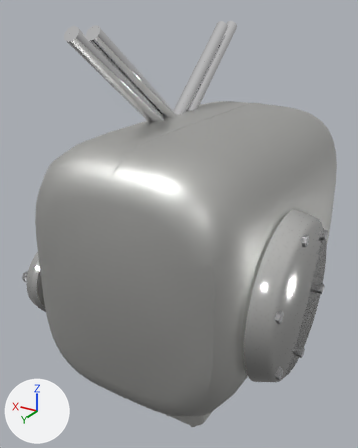
The glTF model assets/bike_parts/engine/vtwin_750.glb as it was, and as the next commit left it.
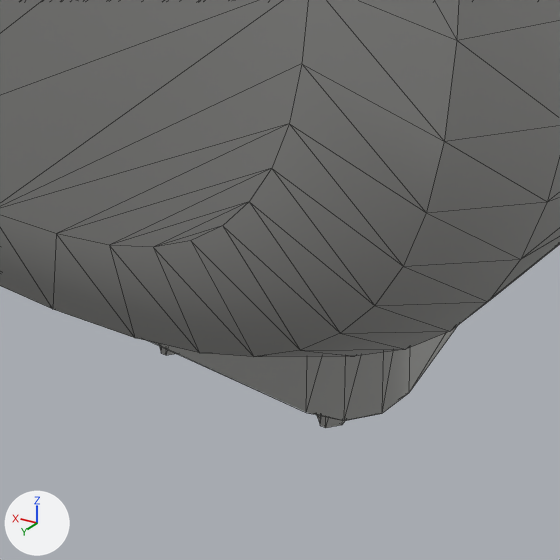
There are two pictures of each version: one whole from a camera (50 mm lens) standing at (-0.24, 0.459, 0.233) and looking at (0.024, 0.02, 0.013), one close up on the part from 40% to 64% of the width and 81% to 100% of the height. The lights are fixed; the arrows at lower left show +X, +Y and +Z. The older version's two pictures come first. The close-ups show mesh edges as thin lines. Objects named as collision shapes, trigger or cutter boxes, shadow casters or lower levels of detail are left out. Where no turn or scale is listed for an object, it has been applied to the vertices. Vertices at exactly the same position are counted once.

Objects in the first close-up: 'lod0'.
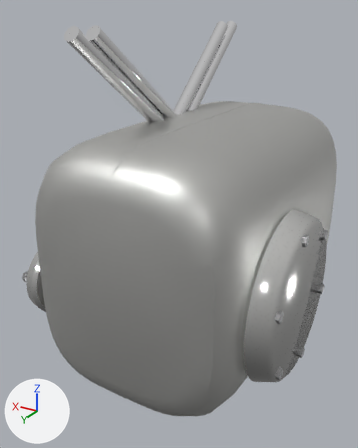
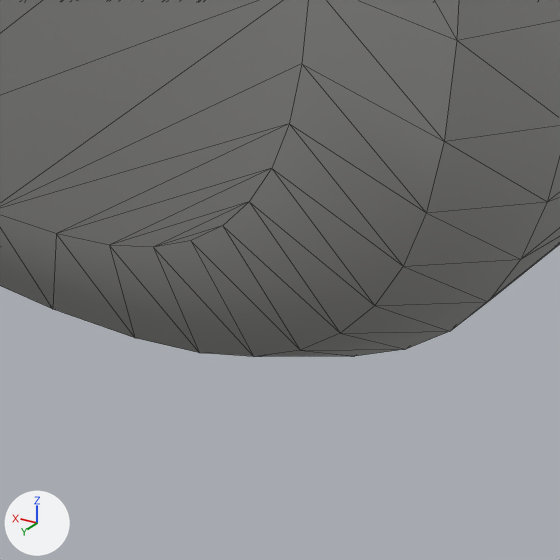
What the commit changed:
me_lod0 is used by ob_lod0; location (0.0, 0.0, 0.0).
me_lod0 had 1920 vertices, 3744 faces and spanned x -0.136..0.136, y -0.17..0.17, z -0.174..0.222.
me_lod0 now has 1780 vertices, 3488 faces and spans x -0.136..0.136, y -0.17..0.17, z -0.131..0.222.
me_lod0 part 1: 6 loose pieces with 140 vertices, spanning x -0.06..0.06, y -0.1..0.12, z -0.174..-0.125, are deleted.

Changed parts and their boxes (x1, y1, x2, y2) in the close-ups (560 x 560 px):
'lod0', reshaped: before (0, 0, 560, 428); after (0, 0, 560, 357)
part 1 of me_lod0, deleted: before (152, 326, 457, 428)
